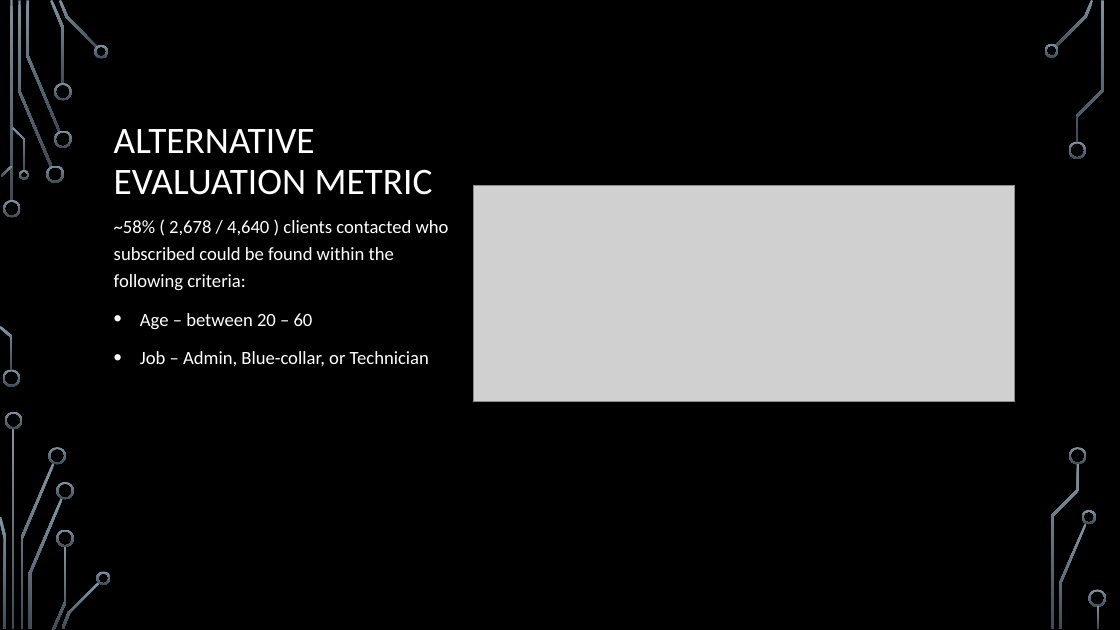
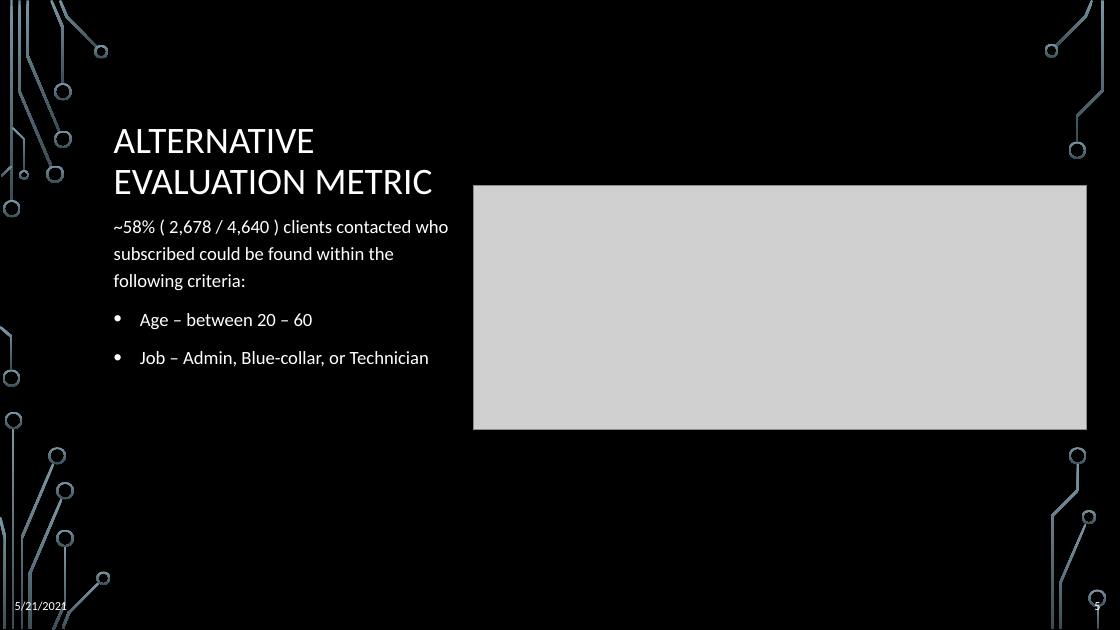
Before and after one commit to Shad0w746/DSA-Case-Study, a slide deck: slide 5 of Presentation-Data Set Findings.pptx. Drawn at 1120x630 pixels with LibreOffice and Linux fonts; fonts in the diff are those of the drawing; grey boxes stand for pictures; background and template pictures are left out. Boxes give left, top, right and bottom in pixels: in the first picture for what was removed or moved away, otherwise in the second. Text is boxed around its words. In the diff, an @@ line names an element or a change of style, - is before the commit and + after.

```diff
--- a/Presentation-Data Set Findings.pptx
+++ b/Presentation-Data Set Findings.pptx
@@ picture: place and size @@
-picture at [474,185,1015,401]
+picture at [474,185,1086,429]
@@ text added at [15,600,68,614], 10.5 pt, text #FFFFFF @@
+5/21/2021
@@ text added at [1094,600,1100,614], 10.5 pt, text #FFFFFF @@
+5
```
Also in this commit, not shown: 4 other slides changed, 3 slides added, 1 slide removed, 1 other file.
